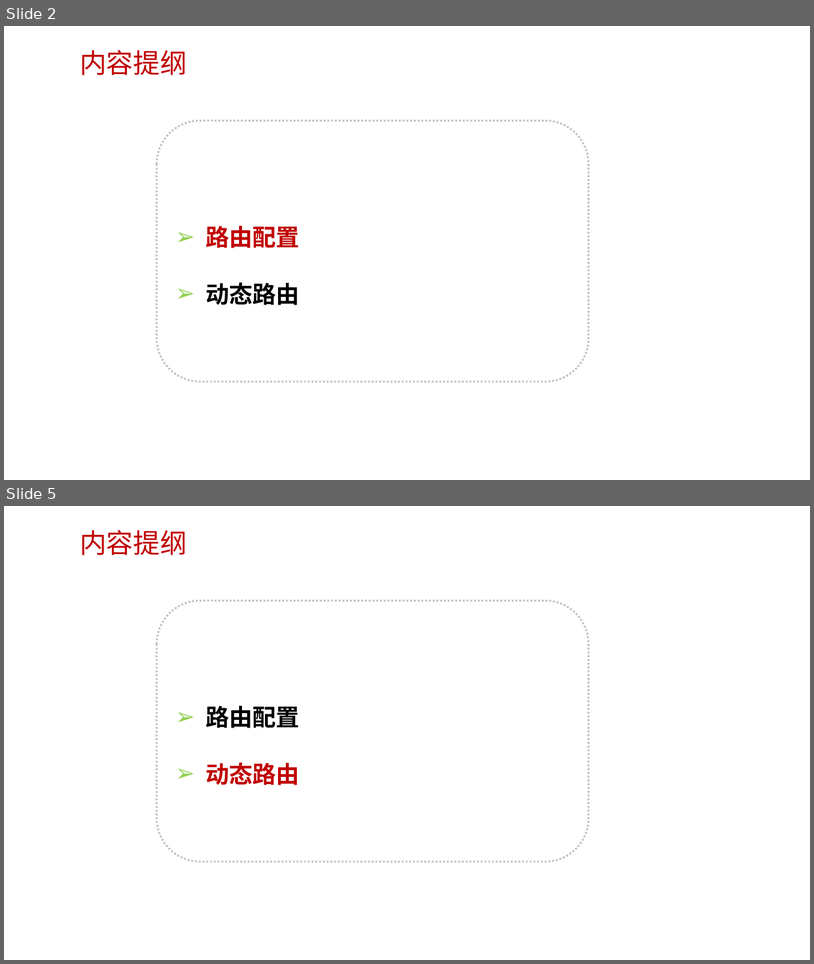
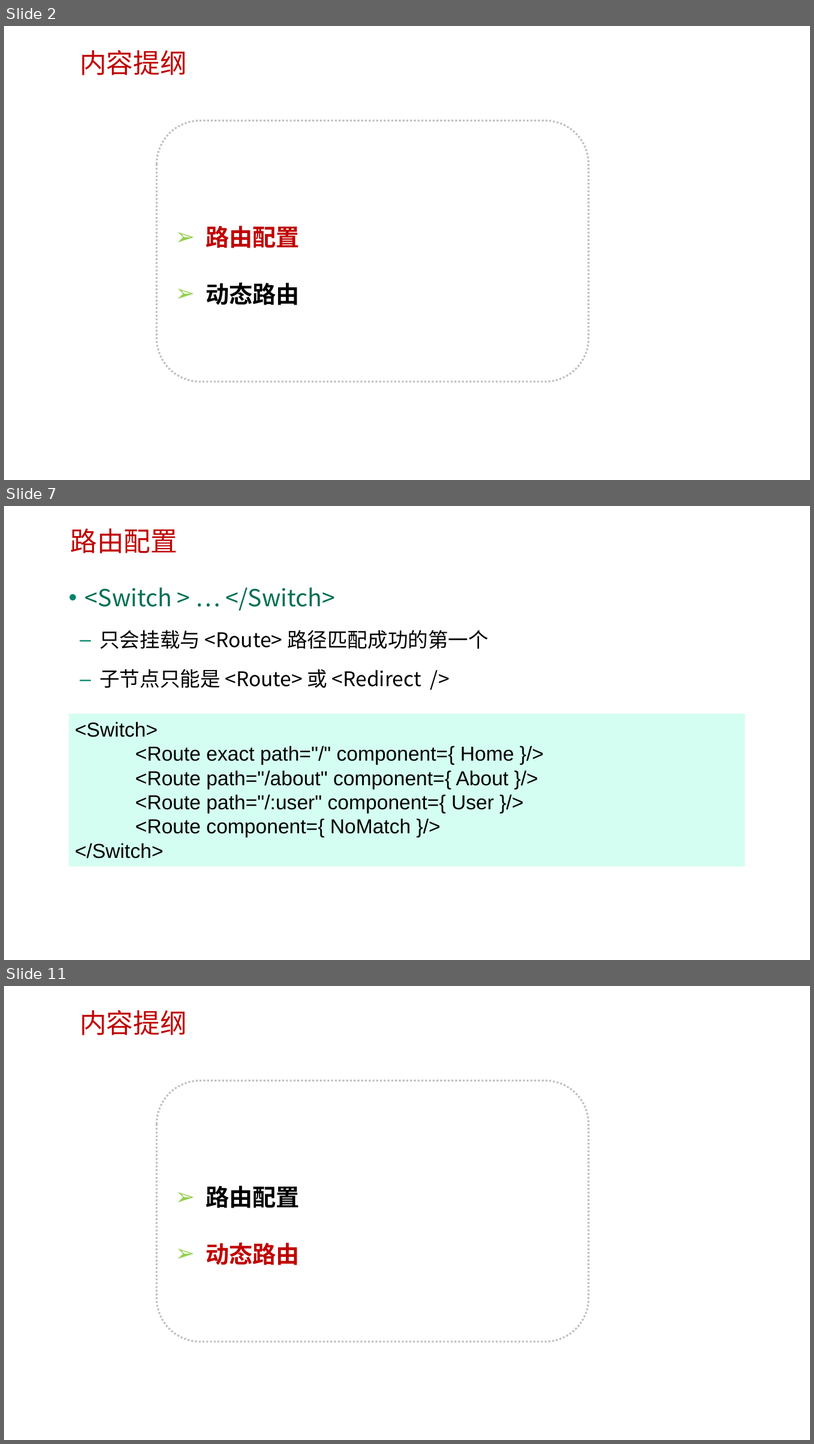
Before and after one commit to HL1115/react, a slide deck: router/ppt/2-1 React 路由.pptx. Shown one above the other, each under a label of ours: slides 2 and 5 before the commit, slides 2, 7 and 11 after it; the slides between them are not shown. The pictures are 814x964 and 814x1444 pixels, drawn with LibreOffice and Linux fonts; fonts in the diff are those of the drawing; background and template pictures are left out. Boxes give left, top, right and bottom in pixels: in the first picture for what was removed or moved away, otherwise in the second. Text is boxed around its words. In the diff, an @@ line names an element or a change of style, - is before the commit and + after.

Commit message:
c router

```diff
--- a/router/ppt/2-1 React 路由.pptx
+++ b/router/ppt/2-1 React 路由.pptx
@@ slide 7 added at [4,506,810,960], background picture (left out) @@
@@ text added at [70,528,177,553], 32 pt, text #C00000 @@
+路由配置
@@ text added at [85,587,489,688], 24 pt, text #000000 @@
+• <Switch > … </Switch>
+  – 只会挂载与 <Route> 路径匹配成功的第一个
+  – 子节点只能是 <Route> 或 <Redirect />
@@ rectangle added at [69,714,746,866], fill #D4FEF1, 24 pt, text #000000 @@
+<Switch>
+<Route exact path="/" component={ Home }/>
+<Route path="/about" component={ About }/>
+<Route path="/:user" component={ User }/>
+<Route component={ NoMatch }/>
+</Switch>
@@ what was slide 5 is now slide 11 @@
```
Also in this commit, not shown: 3 slides changed, 6 other slides added, 1 slide removed, 2 other files.
